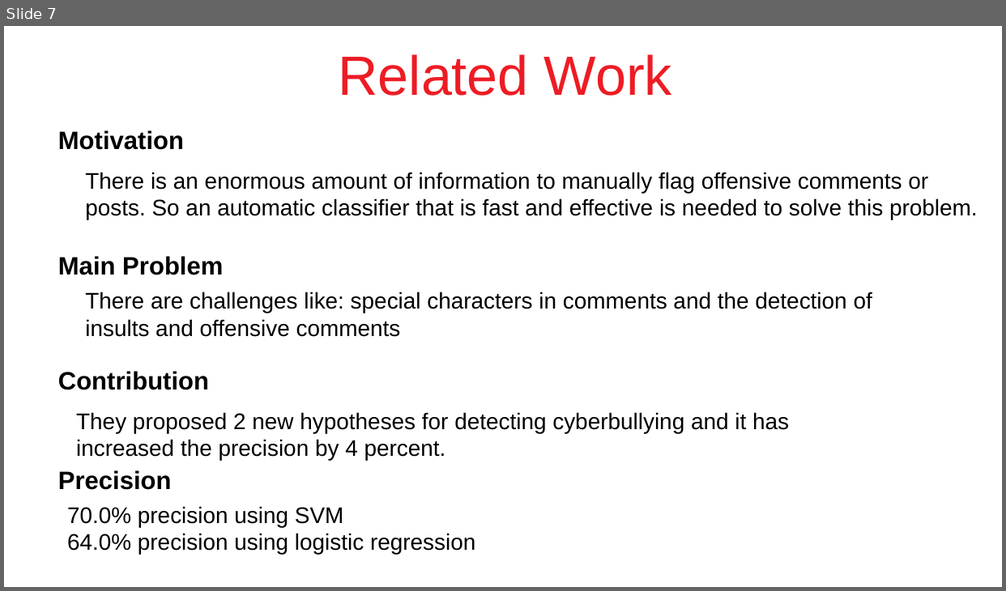
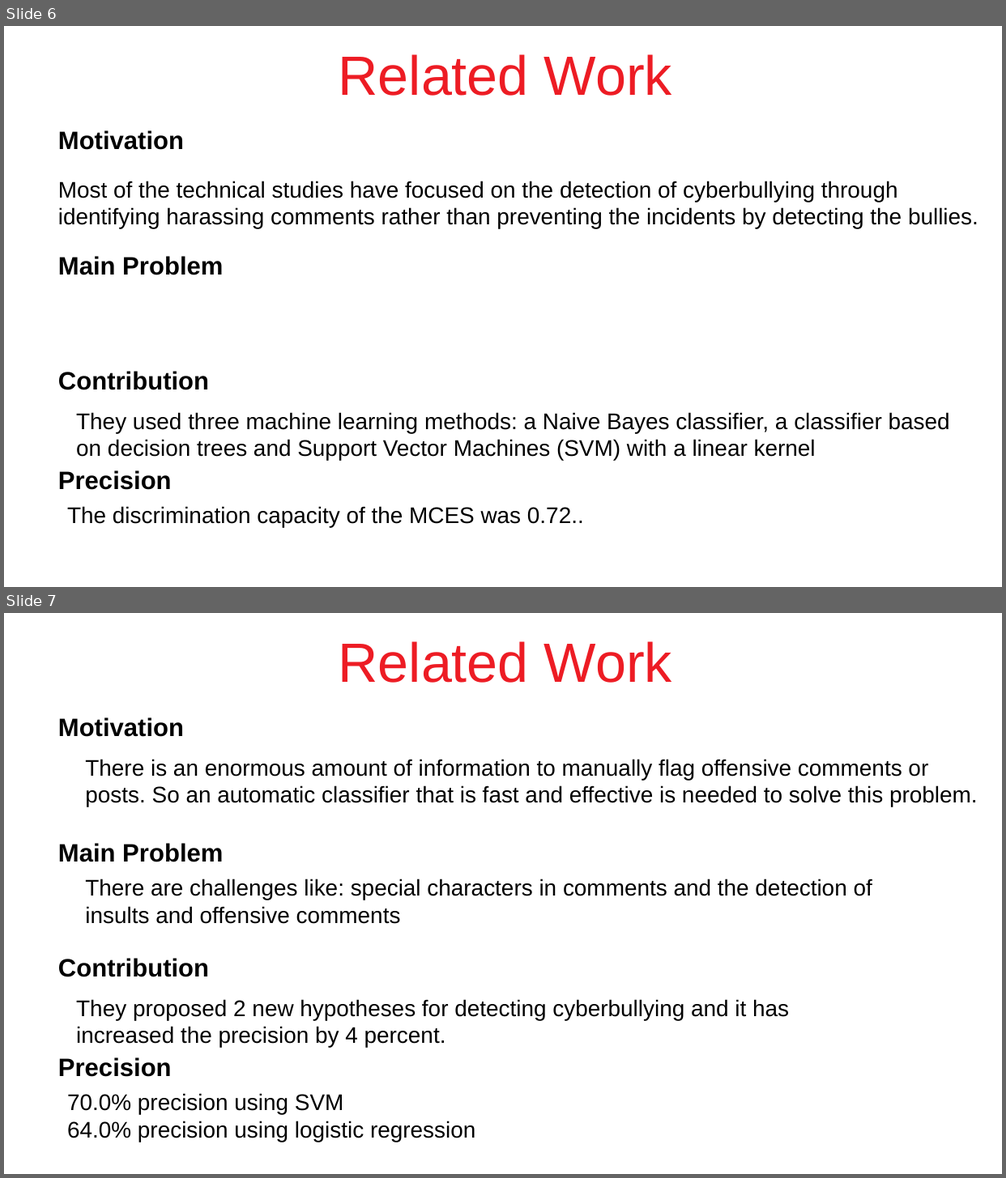
Before and after one commit to DevJohnIbrahim/SSM-GP, a slide deck: Graduation Proposal/Cyberbullypresentation.pptx. Shown one above the other, each under a label of ours: slide 7 before the commit, slides 6 and 7 after it. The pictures are 1006x591 and 1006x1178 pixels, drawn with LibreOffice and Linux fonts; fonts in the diff are those of the drawing. Boxes give left, top, right and bottom in pixels: in the first picture for what was removed or moved away, otherwise in the second. Text is boxed around its words. In the diff, an @@ line names an element or a change of style, - is before the commit and + after.

```diff
--- a/Graduation Proposal/Cyberbullypresentation.pptx
+++ b/Graduation Proposal/Cyberbullypresentation.pptx
@@ slide 6 added at <box>4,26,1002,587</box>, background #FFFFFF @@
@@ text added at <box>339,54,672,96</box>, 44 pt, text #ED1C24 @@
+Related Work
@@ text added at <box>58,130,184,150</box>, 20 pt, text #000000, bold @@
+Motivation
@@ text added at <box>58,181,978,228</box>, 18 pt, text #000000 @@
+Most of the technical studies have focused on the detection of cyberbullying through identifying harassing comments rather than preventing the incidents by detecting the bullies.
@@ text added at <box>58,256,223,275</box>, 20 pt, text #000000, bold @@
+Main Problem
@@ text added at <box>58,371,209,390</box>, 20 pt, text #000000, bold @@
+Contribution
@@ text added at <box>76,412,950,461</box>, 18 pt, text #000000 @@
+They used three machine learning methods: a Naive Bayes classiﬁer, a classiﬁer based on decision trees and Support Vector Machines (SVM) with a linear kernel
@@ text added at <box>58,471,172,490</box>, 20 pt, text #000000, bold @@
+Precision
@@ text added at <box>67,506,584,527</box>, 18 pt, text #000000 @@
+The discrimination capacity of the MCES was 0.72..
```
Also in this commit, not shown: 5 other slides added, 9 slides removed, 1 other file.
